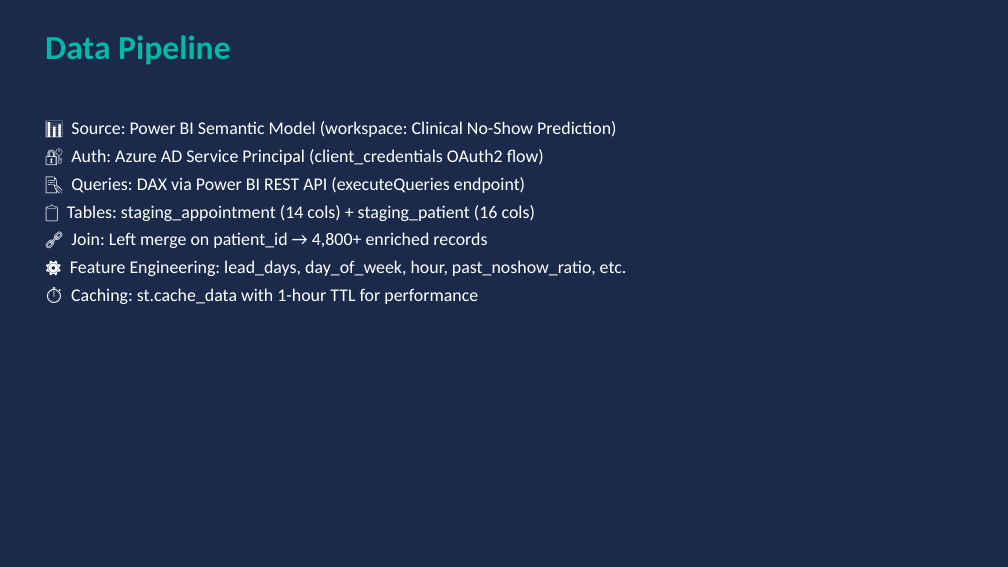
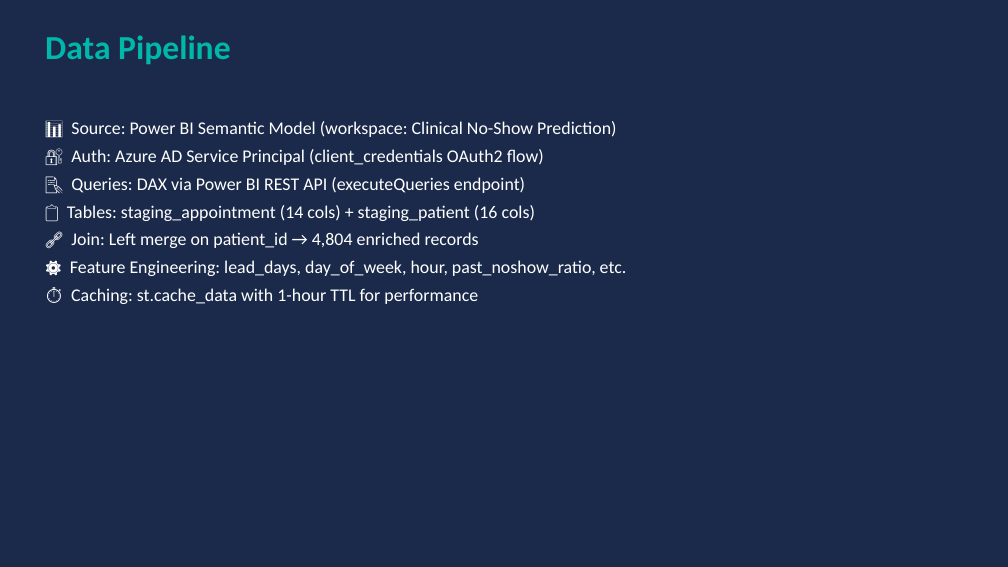
Before and after one commit to I-AM-Anmol/Azure_Enterprise_Intelligence, a slide deck: slide 5 of Hackathon_project/Clinical_NoShow_Prediction.pptx. Drawn at 1008x567 pixels with LibreOffice and Linux fonts; fonts in the diff are those of the drawing. Boxes give left, top, right and bottom in pixels: in the first picture for what was removed or moved away, otherwise in the second. Text is boxed around its words. In the diff, an @@ line names an element or a change of style, - is before the commit and + after.

```diff
--- a/Hackathon_project/Clinical_NoShow_Prediction.pptx
+++ b/Hackathon_project/Clinical_NoShow_Prediction.pptx
@@ text at [71, 232, 479, 248]: text changed @@
-🔗 Join: Left merge on patient_id → 4,800+ enriched records
+🔗 Join: Left merge on patient_id → 4,804 enriched records
```
Also in this commit, not shown: 3 other slides changed, 2 other files.
